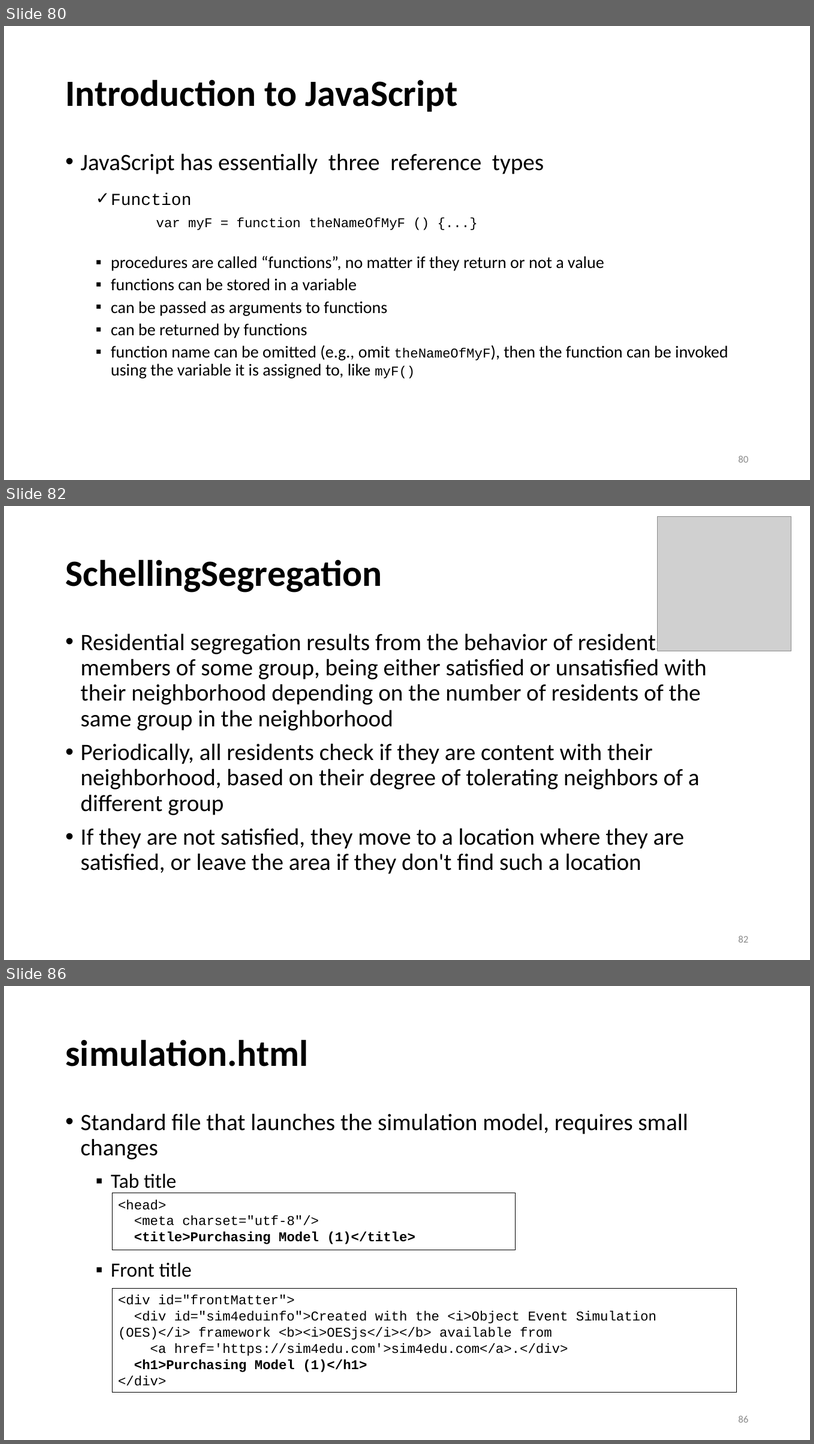
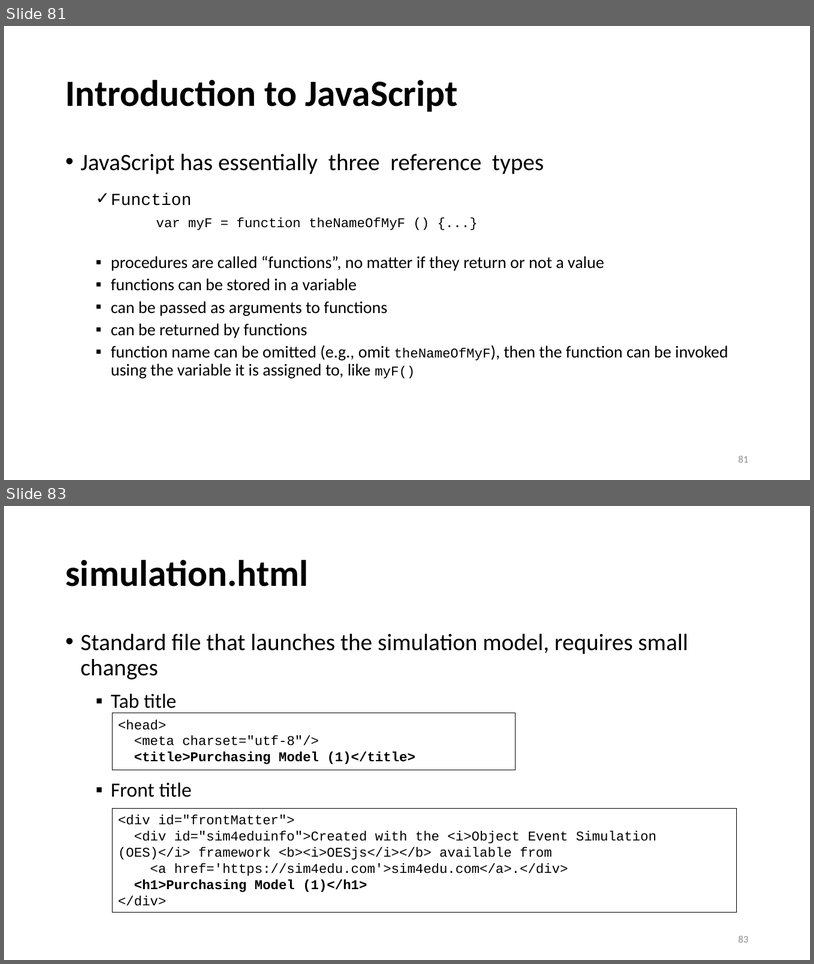
Before and after one commit to JackNico7/Computational-Thinking, a slide deck: presentation/introduction_to_javascript-based_simulation.pptx. Shown one above the other, each under a label of ours: slides 80, 82 and 86 before the commit, slides 81 and 83 after it; the slides between them are not shown. The pictures are 814x1444 and 814x964 pixels, drawn with LibreOffice and Linux fonts; fonts in the diff are those of the drawing; grey boxes stand for pictures. Boxes give left, top, right and bottom in pixels: in the first picture for what was removed or moved away, otherwise in the second. Text is boxed around its words. In the diff, an @@ line names an element or a change of style, - is before the commit and + after.

```diff
--- a/presentation/introduction_to_javascript-based_simulation.pptx
+++ b/presentation/introduction_to_javascript-based_simulation.pptx
@@ slide 82 removed at (x1=4, y1=506, x2=810, y2=960), background #FFFFFF @@
@@ picture removed at (x1=657, y1=517, x2=792, y2=651) @@
@@ title removed at (x1=65, y1=559, x2=382, y2=592) @@
-SchellingSegregation
@@ text removed at (x1=81, y1=630, x2=707, y2=874) @@
-• Residential segregation results from the behavior of residents as members of some group, being either satisfied or unsatisfied with their neighborhood depending on the number of residents of the same group in the neighborhood
-• Periodically, all residents check if they are content with their neighborhood, based on their degree of tolerating neighbors of a different group
-• If they are not satisfied, they move to a location where they are satisfied, or leave the area if they don't find such a location
@@ page number removed at (x1=738, y1=935, x2=749, y2=942) @@
-82
@@ what was slide 80 is now slide 81 @@
@@ page number at (x1=738, y1=455, x2=749, y2=462): text changed @@
-80
+81
@@ what was slide 86 is now slide 83 @@
@@ page number at (x1=738, y1=935, x2=749, y2=942): text changed @@
-86
+83
```
Also in this commit, not shown: 6 slides changed, 1 slide added, 1 other slide removed, 21 other files.
